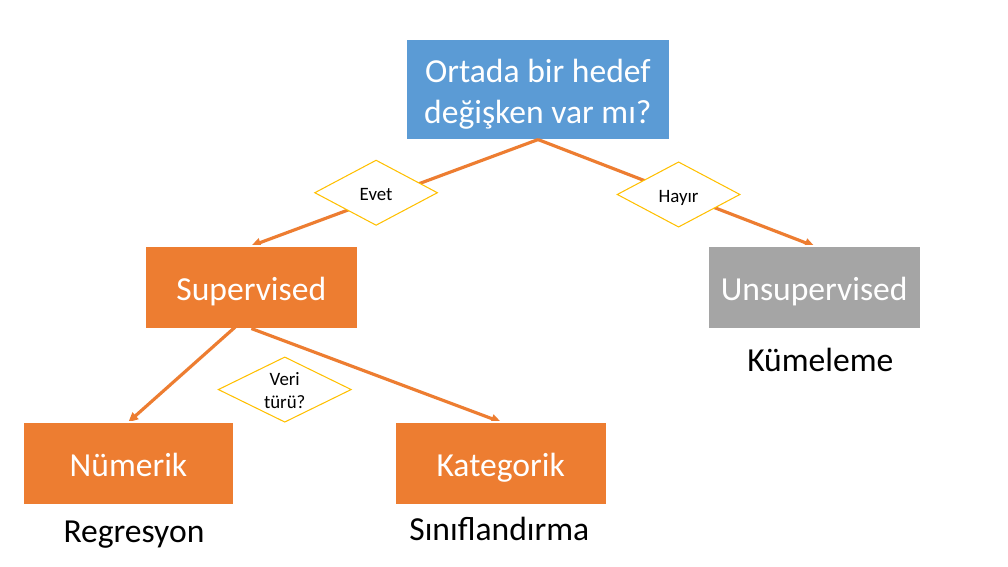
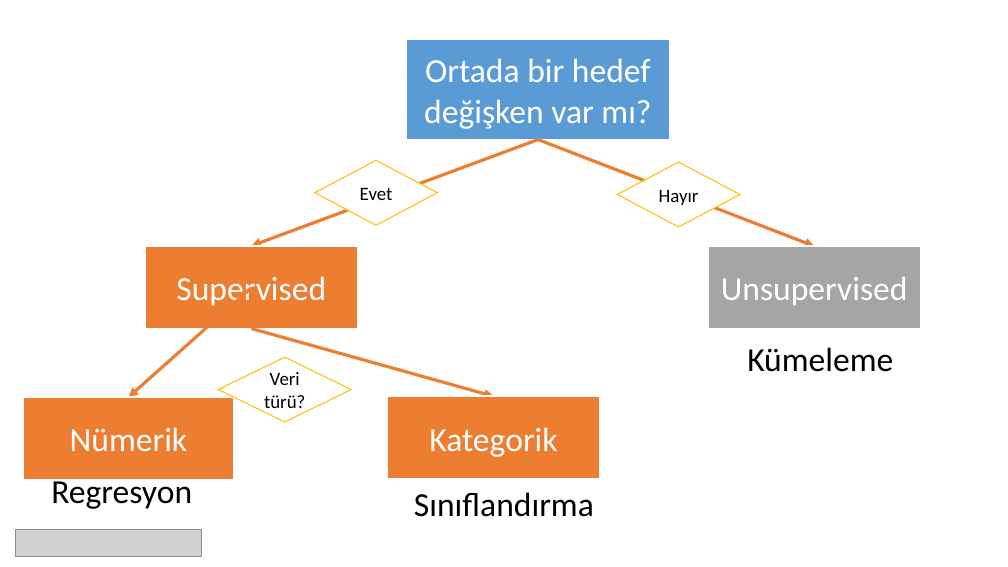
Before and after one commit to MustafaErenSonkaya/machine-learning-with-python-101, a slide deck: slide 7 of presentations/05. Hangi problemi hangi teknikle çözeriz.pptx. Drawn at 1008x567 pixels with LibreOffice and Linux fonts; fonts in the diff are those of the drawing; grey boxes stand for pictures. Boxes give left, top, right and bottom in pixels: in the first picture for what was removed or moved away, otherwise in the second. Text is boxed around its words. In the diff, an @@ line names an element or a change of style, - is before the commit and + after.

```diff
--- a/presentations/05. Hangi problemi hangi teknikle çözeriz.pptx
+++ b/presentations/05. Hangi problemi hangi teknikle çözeriz.pptx
@@ arrow moved from (252, 313) - (129, 422) to (252, 288) - (129, 397) @@
@@ arrow moved from (252, 329) - (501, 422) to (252, 329) - (494, 396) @@
@@ rectangle "Nümerik": place and size @@
-rectangle "Nümerik" at [23, 422, 234, 504]
+rectangle "Nümerik" at [23, 397, 234, 479]
@@ rectangle "Kategorik": place and size @@
-rectangle "Kategorik" at [395, 422, 607, 504]
+rectangle "Kategorik" at [388, 396, 600, 479]
@@ text "Regresyon" rewrapped from [64, 520, 205, 548] to [51, 475, 192, 509] @@
@@ text "Sınıflandırma": place and size @@
-text "Sınıflandırma" at [409, 516, 589, 541]
+text "Sınıflandırma" at [414, 492, 594, 517]
@@ picture added at [15, 530, 201, 557] @@
```
Also in this commit, not shown: 5 other slides changed, 4 other files.
